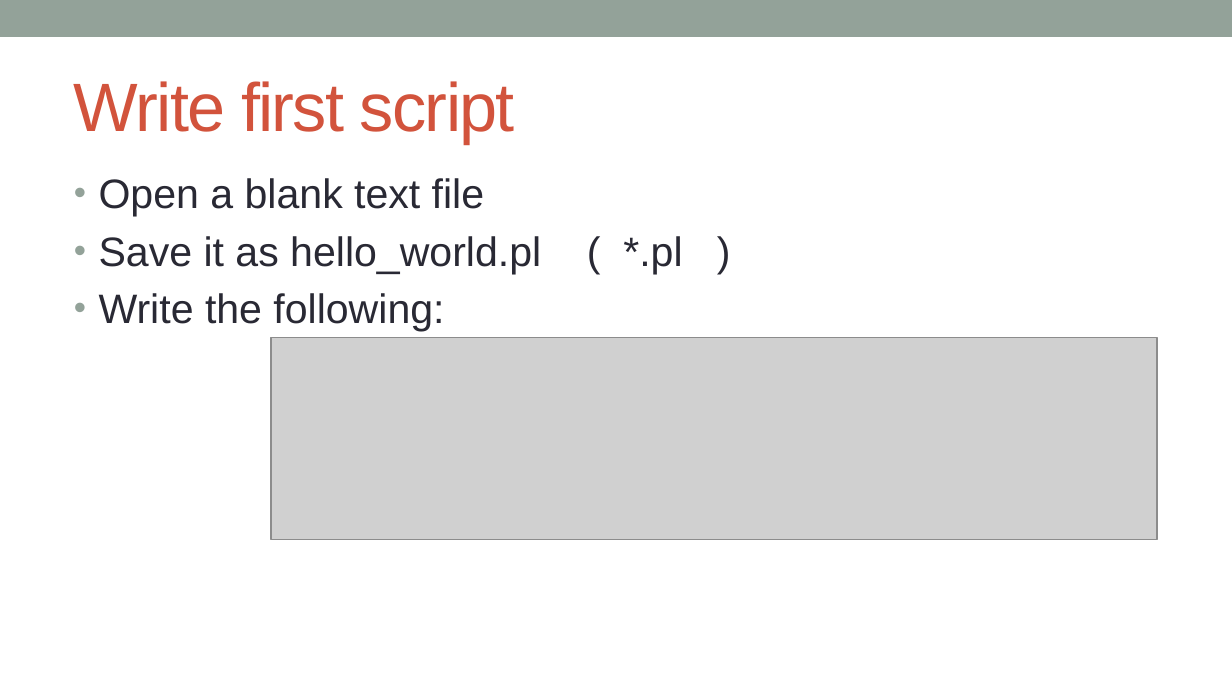
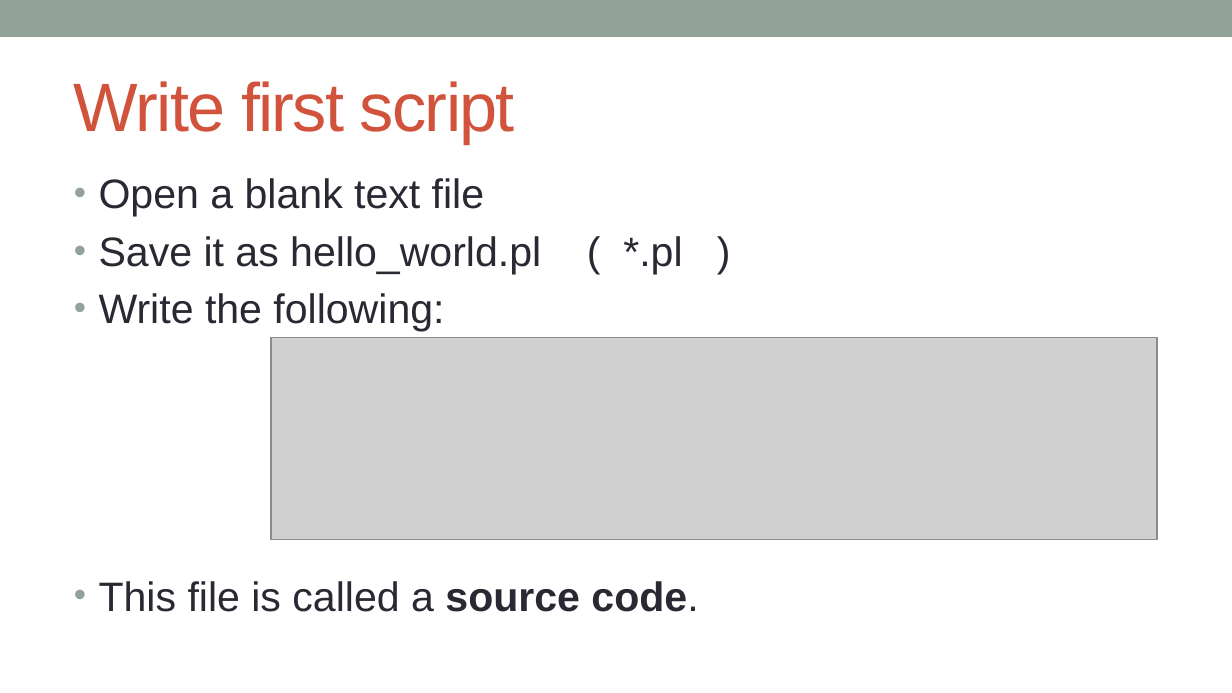
Before and after one commit to kanhu-pcr-code/bioinfo-PERL-course, a slide deck: slide 7 of PPTs/Getting_stared_with_perl.pptx. Drawn at 1232x693 pixels with LibreOffice and Linux fonts; fonts in the diff are those of the drawing; grey boxes stand for pictures. Boxes give left, top, right and bottom in pixels: in the first picture for what was removed or moved away, otherwise in the second. Text is boxed around its words. In the diff, an @@ line names an element or a change of style, - is before the commit and + after.

```diff
--- a/PPTs/Getting_stared_with_perl.pptx
+++ b/PPTs/Getting_stared_with_perl.pptx
@@ text at (99, 581, 698, 612): paragraph added @@
+• This file is called a source code.
```
Also in this commit, not shown: 5 other slides changed, 1 slide added, 13 other files.
